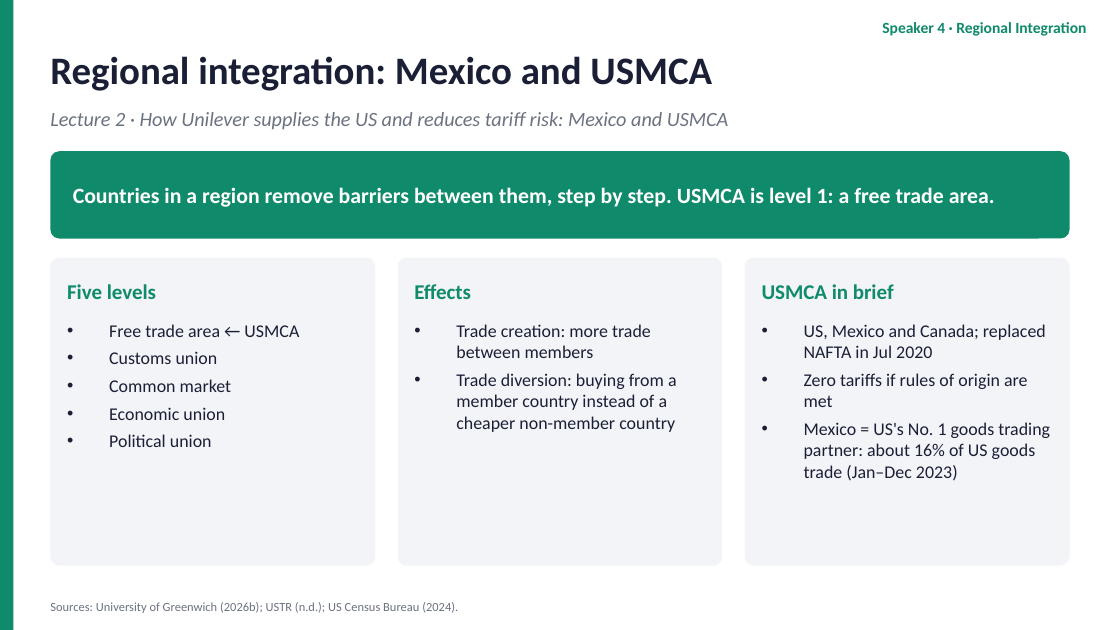
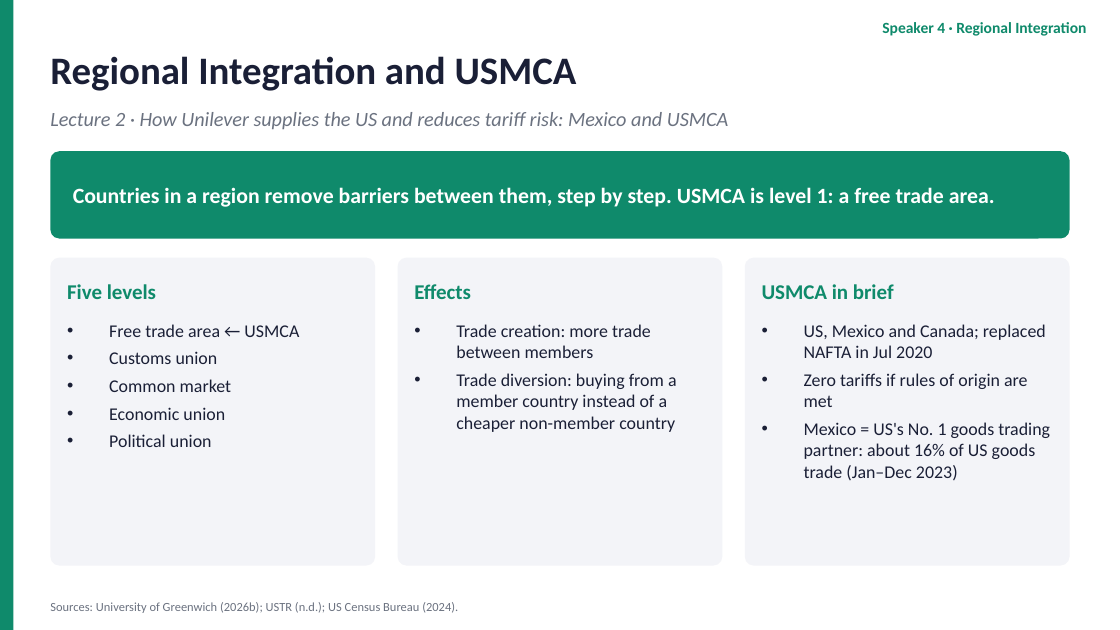
Before and after one commit to dollar3651314/mymba, a slide deck: slide 12 of content/busi1763/files/Unilever_Group_EN.pptx. Drawn at 1120x630 pixels with LibreOffice and Linux fonts; fonts in the diff are those of the drawing. Boxes give left, top, right and bottom in pixels: in the first picture for what was removed or moved away, otherwise in the second. Text is boxed around its words. In the diff, an @@ line names an element or a change of style, - is before the commit and + after.

```diff
--- a/content/busi1763/files/Unilever_Group_EN.pptx
+++ b/content/busi1763/files/Unilever_Group_EN.pptx
@@ text at <box>50,56,577,91</box>: text changed @@
-Regional integration: Mexico and USMCA
+Regional Integration and USMCA
```
Also in this commit, not shown: 2 other slides changed, 3 other files.
